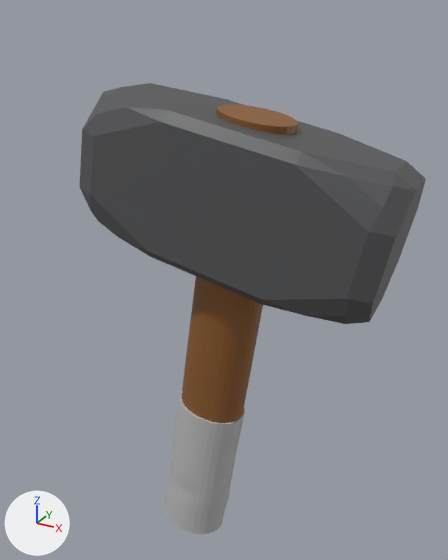
Before and after pictures for a commit that changed the Blender file Animacije_folder/hammers/level3/Untitled.blend.
Both versions are drawn from a 50 mm lens placed at (1.62, -2.58, 2.73), pointed at (0.15, 0.08, 1.4). The lights are fixed; the arrows at lower left show +X, +Y and +Z.

Before the edit, the objects in view are built like this:
```python
me_cube_001 = bpy.data.meshes.new('Cube.001')
me_cube_001.from_pydata(...)  # 72 vertices, 74 faces; spans x -1.04..1.0, y -1.02..1.03, z -0.95..1.23
me_cube_001.materials.append(mat_material_005)  # dark grey #545456
me_cylinder = bpy.data.meshes.new('Cylinder')
me_cylinder.from_pydata(...)  # 4224 vertices, 3874 faces; spans x -1.03..1.02, y -1.0..1.0, z -1.0..0.99
me_cylinder.materials.append(mat_material_004)  # brown #8b5a2b
me_cylinder_001 = bpy.data.meshes.new('Cylinder.001')
me_cylinder_001.from_pydata(...)  # 4224 vertices, 3874 faces; spans x -1.03..1.02, y -1.0..1.0, z -1.0..0.99
me_cylinder_001.materials.append(mat_material)  # its picture is missing
ob_cube = bpy.data.objects.new('Cube', me_cube_001)
ob_cube.location = (0.312, -0.012, 1.859)
ob_cube.rotation_euler = (0.157, 0.0, 1.571)  # degrees (9, 0, 90)
ob_cube.scale = (0.31, 0.76, 0.35)
ob_cylinder = bpy.data.objects.new('Cylinder', me_cylinder)
ob_cylinder.location = (0.171, 0.006, 1.025)
ob_cylinder.rotation_euler = (0.0175, 0.157, 0.0)  # degrees (1, 9, 0)
ob_cylinder.scale = (0.19, 0.15, 1.3)
ob_cylinder_001 = bpy.data.objects.new('Cylinder.001', me_cylinder_001)
ob_cylinder_001.location = (0.036, 0.02, 0.194)
ob_cylinder_001.rotation_euler = (0.0175, 0.157, 0.0)  # degrees (1, 9, 0)
ob_cylinder_001.scale = (0.199, 0.159, 0.46)
```
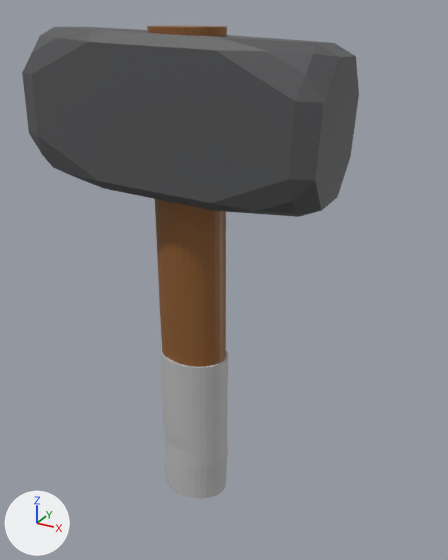
What differs and where, as boxes (x1, y1, x2, y2) in the pictures (448 x 560 px):
'Cube', moved, turned: before (80, 83, 426, 324); after (22, 27, 359, 217)
'Cylinder', moved, turned: before (181, 104, 298, 423); after (147, 26, 227, 367)
'Cylinder.001', moved, turned: before (165, 391, 245, 534); after (161, 347, 228, 499)

The change in detail:
Object 'Cylinder' (ob_cylinder) turns from (1, 9, 0) to (0, 0, 0) degrees about x, y and z.
Object 'Cylinder' (ob_cylinder) moves from (0.171, 0.006, 1.025) to (0.0, 0.0, 1.371).
Object 'Cube' (ob_cube) moves from (0.312, -0.012, 1.859) to (0.0, 0.0, 2.215).
Object 'Cube' (ob_cube) turns from (9, 0, 90) to (0, 0, 90) degrees about x, y and z.
Object 'Cylinder.001' (ob_cylinder_001) turns from (1, 9, 0) to (0, 0, 0) degrees about x, y and z.
Object 'Cylinder.001' (ob_cylinder_001) moves from (0.036, 0.02, 0.194) to (0.0, 0.0, 0.505).
